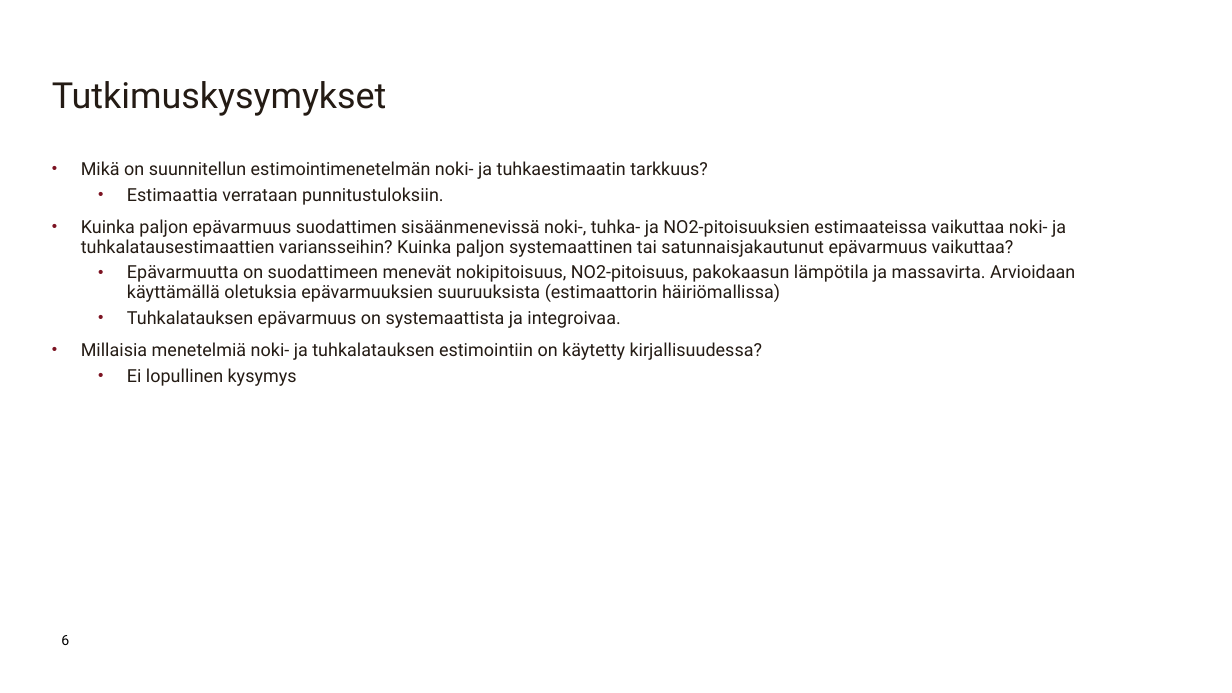
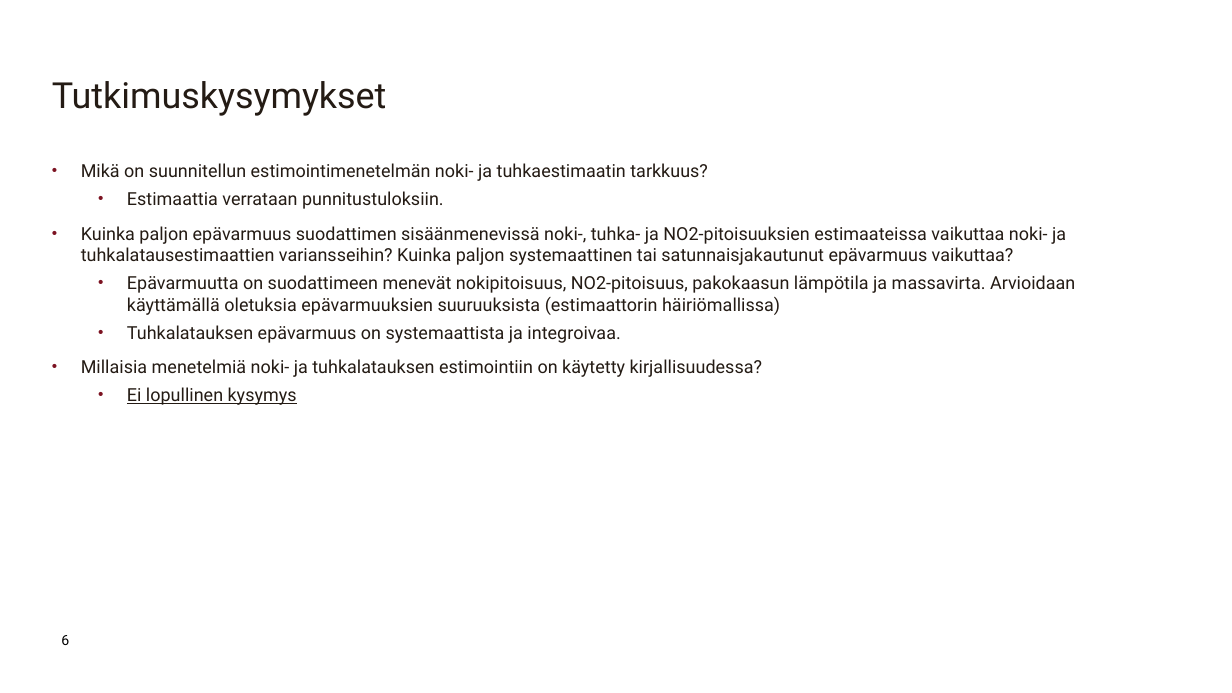
Before and after one commit to sheriffraato/diplomityo, a slide deck: slide 6 of Tutkimuskysymysesittely.pptx. Drawn at 1232x693 pixels with LibreOffice and Linux fonts; fonts in the diff are those of the drawing; background and template pictures are left out. Boxes give left, top, right and bottom in pixels: in the first picture for what was removed or moved away, otherwise in the second. Text is boxed around its words. In the diff, an @@ line names an element or a change of style, - is before the commit and + after.

```diff
--- a/Tutkimuskysymysesittely.pptx
+++ b/Tutkimuskysymysesittely.pptx
@@ text "Mikä on suunnitellun estimointimenetelmän noki- ..." at (81, 163, 1075, 405): underline on in "Ei lopullinen kysymys"; line spacing 0.9 to 1 @@
```
Also in this commit, not shown: 1 other slide changed, 1 slide added, 1 slide removed, 6 other files.
